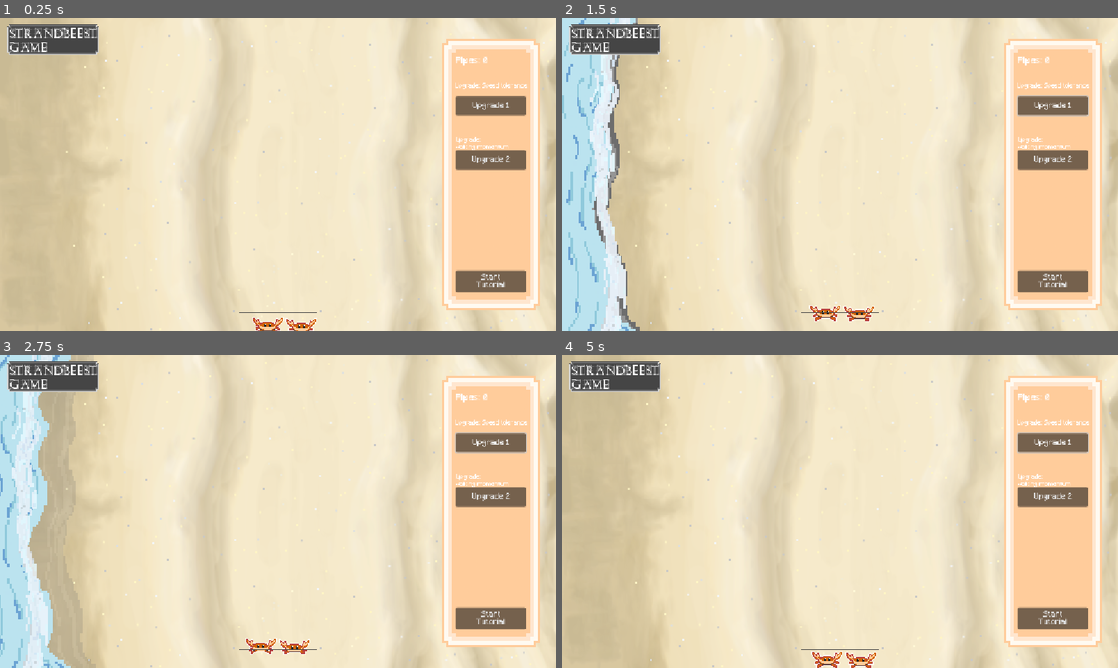
Above: before the commit, frames 1-4 (two rows, left to right).
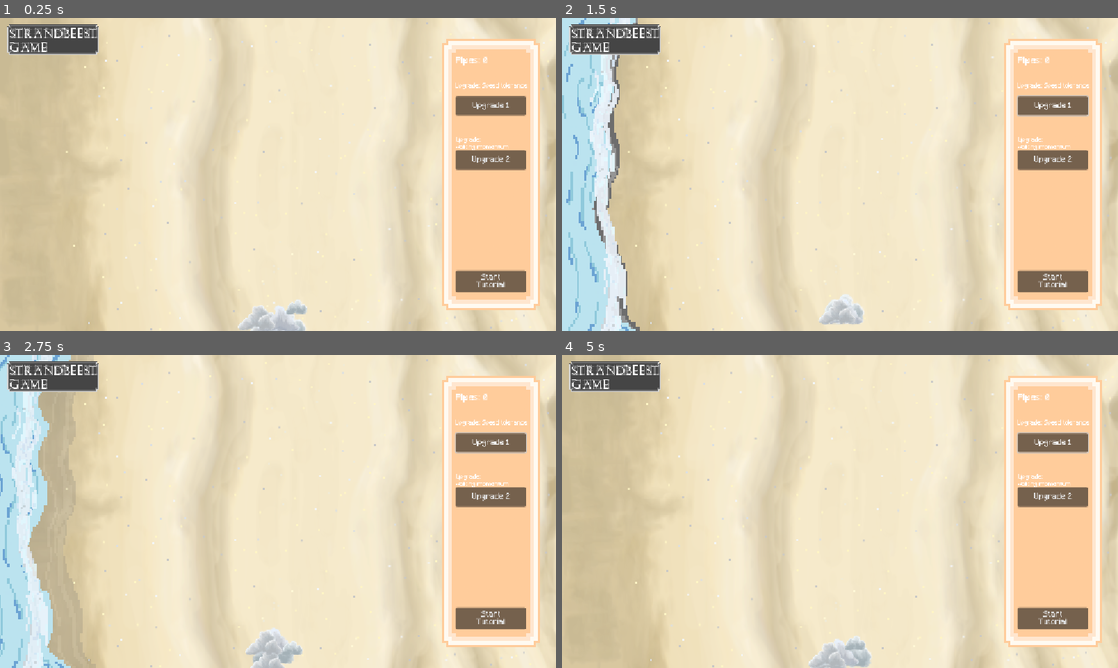
Above: after the commit, the same moments.

Repository: ArifD2286/Strandbeest-Game
Game: Godot game, scene res://Game.tscn
The game is run twice, just before and just after one commit, with the same random seed, the same clock (stepped at 60 frames per second) and the same inputs.
Inputs (mouse positions are in pixels of both pictures, inside the frame that each line leads up to):
- Up to frame 1 (0.25 s): no input
- Up to frame 2 (1.5 s): click "Upgrade 1" at 0.5 s; tap Enter at 1.25 s; move the mouse to (962, 158) at 1.27 s; hold Right from 1.28 s (still down); tap Space (shooting) at 1.35 s; click (962, 158) at 1.42 s
- Up to frame 3 (2.75 s): release Right at 2 s; drag from (166, 527) to (250, 574) at 2.02 s
- Up to frame 4 (5 s): move the mouse to (895, 442) at 2.77 s; hold Right 2.78-3.5 s; tap Shift at 2.85 s; drag from (812, 574) to (673, 464) at 3.52 s; move the mouse to (1006, 558) at 4.27 s; hold Left from 4.28 s (still down); tap Alt at 4.35 s

The runs differ from the first frame. In frame 1, 0.9% of the frame differs, in the area x 42-57%, y 90-100%; in frame 2, 0.7%; in frame 3, 0.9%, in the area x 43-57%, y 87-100%; in frame 4, 0.9%.

Commit message:
Update 3.9
Changes:
- Added 3 different cloud textures
- Added 2 new cloud layers
- Changed some setting for each cloud layer

Diff:
--- a/strandbeest-game/Game.tscn
+++ b/strandbeest-game/Game.tscn
@@ -14,16 +14,21 @@
 [ext_resource type="Script" uid="uid://bnmvnr3blrbbm" path="res://wave_front.gd" id="6_yx171"]
 [ext_resource type="Texture2D" uid="uid://bqtv4may3o114" path="res://assets/bubble.png" id="9_elkpi"]
 [ext_resource type="Texture2D" uid="uid://dtxg7f0pogw41" path="res://assets/text-box.png" id="11_yyih5"]
+[ext_resource type="Texture2D" uid="uid://dmyv5tvpyqni2" path="res://assets/cloud1.png" id="15_8ktx7"]
 [ext_resource type="Script" uid="uid://c50wdm4bkhaaq" path="res://cloud_1.gd" id="16_wuoie"]
 [ext_resource type="Script" uid="uid://dxp43xdvev1xb" path="res://cloud_2.gd" id="17_bvhbk"]
+[ext_resource type="Texture2D" uid="uid://bhx6jipdedw5m" path="res://assets/cloud2.png" id="17_hwsgv"]
 [ext_resource type="Script" uid="uid://dpxxfspiruidw" path="res://crab.gd" id="18_bvhbk"]
 [ext_resource type="Script" uid="uid://bm8kge4b8egxa" path="res://cloud_3.gd" id="18_cpsxm"]
 [ext_resource type="Texture2D" uid="uid://osjvb633a141" path="res://assets/crab idle.png" id="18_wuoie"]
+[ext_resource type="Texture2D" uid="uid://bgjk76m21bspr" path="res://assets/cloud3.png" id="19_gebyw"]
 [ext_resource type="Script" uid="uid://dcw15ic0gam3p" path="res://tutorial.gd" id="20_cpsxm"]
 [ext_resource type="Texture2D" uid="uid://uv5kp0kxoone" path="res://assets/Sand.png" id="20_hmewc"]
+[ext_resource type="Script" uid="uid://cn33n3of0uggk" path="res://cloud_4.gd" id="21_aeq37"]
 [ext_resource type="FontFile" uid="uid://di0uluy8om5r5" path="res://Minecraft.ttf" id="21_bisgb"]
 [ext_resource type="Texture2D" uid="uid://dkq2r1fo3wcuy" path="res://assets/button panel.png" id="21_y5ctq"]
 [ext_resource type="Texture2D" uid="uid://diwvdpxtgtmhw" path="res://assets/back arrow 1.png" id="22_jsoai"]
+[ext_resource type="Script" uid="uid://bswesi3n1lsdq" path="res://cloud_5.gd" id="22_suycs"]
 [ext_resource type="Texture2D" uid="uid://dwbuf621uj8gt" path="res://assets/back arrow 2.png" id="23_bisgb"]
 [ext_resource type="Script" uid="uid://dr1sltrdkirre" path="res://pipes_amount.gd" id="23_w7ht3"]
 [ext_resource type="Texture2D" uid="uid://brlirbmaowloi" path="res://assets/next arrow 1.png" id="24_y5ctq"]
@@ -199,6 +204,8 @@
 }]
 
 [sub_resource type="RectangleShape2D" id="RectangleShape2D_s33ni"]
+
+[sub_resource type="RectangleShape2D" id="RectangleShape2D_7cyb2"]
 
 [sub_resource type="StyleBoxTexture" id="StyleBoxTexture_vjehv"]
 texture = ExtResource("22_jsoai")
@@ -294,26 +301,38 @@
 [node name="Cloud1" type="Sprite2D" parent="Player" unique_id=1635146725]
 texture_filter = 1
 position = Vector2(8, 8)
-texture = ExtResource("18_wuoie")
+scale = Vector2(0.29935405, 0.29935405)
+texture = ExtResource("15_8ktx7")
 script = ExtResource("16_wuoie")
 
 [node name="Cloud2" type="Sprite2D" parent="Player" unique_id=246961204]
+position = Vector2(-16, 16)
+scale = Vector2(0.24437208, 0.24437208)
+texture = ExtResource("17_hwsgv")
 script = ExtResource("17_bvhbk")
 
 [node name="Cloud3" type="Sprite2D" parent="Player" unique_id=345094051]
+position = Vector2(-4, -4)
+scale = Vector2(0.2797978, 0.2797978)
+texture = ExtResource("19_gebyw")
 script = ExtResource("18_cpsxm")
+
+[node name="Cloud4" type="Sprite2D" parent="Player" unique_id=835204111]
+position = Vector2(32, -8)
+scale = Vector2(0.15075834, 0.15075834)
+texture = ExtResource("15_8ktx7")
+script = ExtResource("21_aeq37")
+
+[node name="Cloud5" type="Sprite2D" parent="Player" unique_id=124417070]
+position = Vector2(-32, 0)
+scale = Vector2(0.2514219, 0.2514219)
+texture = ExtResource("17_hwsgv")
+script = ExtResource("22_suycs")
 
 [node name="CollisionShape2D" type="CollisionShape2D" parent="Player" unique_id=969435956]
 position = Vector2(-576, -569)
 shape = SubResource("RectangleShape2D_gta21")
 
-[node name="Line" type="ColorRect" parent="." unique_id=225182711]
-offset_left = 496.0
-offset_top = 608.0
-offset_right = 656.0
-offset_bottom = 610.0
-color = Color(0.27058825, 0.27058825, 0.27058825, 1)
-
 [node name="Crab (narrator)" type="CharacterBody2D" parent="." unique_id=797984074]
 position = Vector2(400, 590)
 script = ExtResource("18_bvhbk")
@@ -327,6 +346,13 @@
 [node name="CollisionShape2D" type="CollisionShape2D" parent="Crab (narrator)" unique_id=2120320153]
 position = Vector2(-400, -570)
 shape = SubResource("RectangleShape2D_s33ni")
+
+[node name="CharacterBody2D" type="CharacterBody2D" parent="." unique_id=829865986]
+
+[node name="CollisionShape2D" type="CollisionShape2D" parent="CharacterBody2D" unique_id=752129220]
+shape = SubResource("RectangleShape2D_7cyb2")
+
+[node name="Sprite2D" type="Sprite2D" parent="CharacterBody2D" unique_id=1903342676]
 
 [node name="UI" type="CanvasLayer" parent="." unique_id=180538813]
 
--- a/strandbeest-game/cloud_1.gd
+++ b/strandbeest-game/cloud_1.gd
@@ -22,8 +22,8 @@
 @export var charge_target: Vector2 = Vector2.ZERO
 @onready var player = get_parent()
 
-@export var radius: float = 10.0
-@export var charge_radius: float = 5.0
+@export var radius: float = 15.0
+@export var charge_radius: float = 10.0
 @export var burst_radius: float = 25.0
 
 # The variables below doesn't make the duration for the animation state,
@@ -33,9 +33,7 @@
 # whereas idle and charging relies on the player),
 # it is declared in player.gd
 
-@export var cycle_seconds: float = 5.0
-@export var charge_cycle_seconds: float = 1.0
-@export var burst_seconds: float = 1.5
+@export var cycle_seconds: float = 4.0
 
 @export var settle_duration: float = 0.5
 
--- a/strandbeest-game/cloud_2.gd
+++ b/strandbeest-game/cloud_2.gd
@@ -5,17 +5,15 @@
 @export var charge_target: Vector2 = Vector2.ZERO
 @onready var player = get_parent()
 
-@export var radius: float = 10.0
-@export var charge_radius: float = 5.0
-@export var burst_radius: float = 25.0
+@export var radius: float = 7.5
+@export var charge_radius: float = 4.0
+@export var burst_radius: float = 12.5
 
-@export var cycle_seconds: float = 5.0
-@export var charge_cycle_seconds: float = 1.0
-@export var burst_seconds: float = 1.5
+@export var cycle_seconds: float = 2.5
 
 @export var settle_duration: float = 0.5
 
-@export var phase_offset: float = 0.0
+@export var phase_offset: float = 2.0
 
 var _rest_position: Vector2
 var _omega: float
--- /dev/null
+++ b/strandbeest-game/cloud_4.gd
@@ -0,0 +1,57 @@
+extends Sprite2D
+
+# All notes are on cloud_1.gd
+
+@export var charge_target: Vector2 = Vector2.ZERO
+@onready var player = get_parent()
+
+@export var radius: float = 5.0
+@export var charge_radius: float = 1.0
+@export var burst_radius: float = 10.0
+
+@export var cycle_seconds: float = 4.0
+
+@export var settle_duration: float = 0.5
+
+@export var phase_offset: float = 5.0
+
+var _rest_position: Vector2
+var _omega: float
+var _t: float
+
+var _settle_t: float = 0.0
+var _prev_state: String = "Idle"
+
+func _ready() -> void:
+	_t = phase_offset
+	_rest_position = position
+
+
+func _process(delta: float) -> void:
+	if player._state == "Idle" and _prev_state != "Idle":
+		_settle_t = 0.0
+	match player._state:
+		"Idle":
+			_t += delta
+			_omega = TAU / cycle_seconds
+			_settle_t += delta
+			_settle_t = clamp(_settle_t, 0.0, settle_duration)
+			var settle_fraction = (1.0 - cos(PI * _settle_t / settle_duration)) / 2.0
+			var current_radius = lerp(burst_radius, radius, settle_fraction)
+			position.x = _rest_position.x + current_radius * sin(_omega * _t)
+			position.y = _rest_position.y + current_radius * cos(_omega * _t)
+		"Charging":
+			_t += delta
+			_omega = TAU / cycle_seconds
+			var current_centre = _rest_position.lerp(charge_target, player.pull_fraction)
+			var current_radius = lerp(radius, charge_radius, player.pull_fraction)
+			position.x = current_centre.x + current_radius * sin(_omega * _t)
+			position.y = current_centre.y + current_radius * cos(_omega * _t)
+		"Burst":
+			_t += delta
+			_omega = TAU / cycle_seconds
+			var current_centre = charge_target.lerp(_rest_position, player.burst_fraction)
+			var current_radius = lerp(charge_radius, burst_radius, player.burst_fraction)
+			position.x = current_centre.x + current_radius * sin(_omega * _t)
+			position.y = current_centre.y + current_radius * cos(_omega * _t)
+	_prev_state = player._state
--- /dev/null
+++ b/strandbeest-game/cloud_5.gd
@@ -0,0 +1,57 @@
+extends Sprite2D
+
+# All notes are on cloud_1.gd
+
+@export var charge_target: Vector2 = Vector2.ZERO
+@onready var player = get_parent()
+
+@export var radius: float = 12.5
+@export var charge_radius: float = 5.0
+@export var burst_radius: float = 15.5
+
+@export var cycle_seconds: float = 6.0
+
+@export var settle_duration: float = 1.0
+
+@export var phase_offset: float = 2.0
+
+var _rest_position: Vector2
+var _omega: float
+var _t: float
+
+var _settle_t: float = 0.0
+var _prev_state: String = "Idle"
+
+func _ready() -> void:
+	_t = phase_offset
+	_rest_position = position
+
+
+func _process(delta: float) -> void:
+	if player._state == "Idle" and _prev_state != "Idle":
+		_settle_t = 0.0
+	match player._state:
+		"Idle":
+			_t += delta
+			_omega = TAU / cycle_seconds
+			_settle_t += delta
+			_settle_t = clamp(_settle_t, 0.0, settle_duration)
+			var settle_fraction = (1.0 - cos(PI * _settle_t / settle_duration)) / 2.0
+			var current_radius = lerp(burst_radius, radius, settle_fraction)
+			position.x = _rest_position.x + current_radius * cos(_omega * _t)
+			position.y = _rest_position.y + current_radius * sin(_omega * _t)
+		"Charging":
+			_t += delta
+			_omega = TAU / cycle_seconds
+			var current_centre = _rest_position.lerp(charge_target, player.pull_fraction)
+			var current_radius = lerp(radius, charge_radius, player.pull_fraction)
+			position.x = current_centre.x + current_radius * cos(_omega * _t)
+			position.y = current_centre.y + current_radius * sin(_omega * _t)
+		"Burst":
+			_t += delta
+			_omega = TAU / cycle_seconds
+			var current_centre = charge_target.lerp(_rest_position, player.burst_fraction)
+			var current_radius = lerp(charge_radius, burst_radius, player.burst_fraction)
+			position.x = current_centre.x + current_radius * cos(_omega * _t)
+			position.y = current_centre.y + current_radius * sin(_omega * _t)
+	_prev_state = player._state
--- a/strandbeest-game/player.gd
+++ b/strandbeest-game/player.gd
@@ -8,7 +8,7 @@
 var _charge_t: float = 0.0
 var _state: String = "Idle"
 var _t: float = 0.0
-var reset_time: float = 3.0
+var reset_time: float = 1.0
 
 
 func _process(delta: float) -> void:
Binary file added: strandbeest-game/assets/cloud1.png
Not shown, added: strandbeest-game/assets/cloud1.png.import
Binary file added: strandbeest-game/assets/cloud2.png
Not shown, added: strandbeest-game/assets/cloud2.png.import
Binary file added: strandbeest-game/assets/cloud3.png
Not shown, added: strandbeest-game/assets/cloud3.png.import
Not shown, added: strandbeest-game/cloud_4.gd.uid
Not shown, added: strandbeest-game/cloud_5.gd.uid
